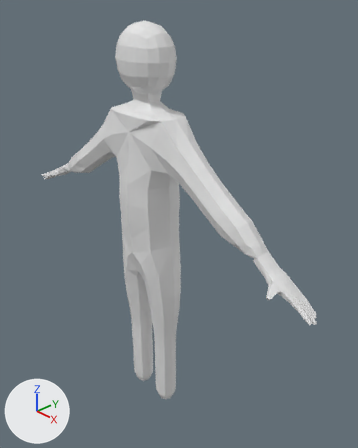
The Blender file public/entity2.blend: old version first, new version second.
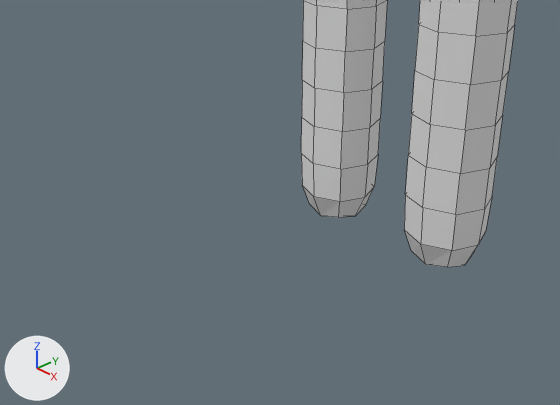
Old and new are each drawn whole from a 50 mm camera at (1.697, -1.39, 2.22) aimed at (0.065, 0.132, 1.131) and again close up from a 50 mm camera at (0.623, -0.794, 0.64) aimed at (-0.111, -0.109, 0.15). The axes (+X, +Y, +Z) are drawn at lower left. The lights are the same throughout. The close-ups show mesh edges as thin lines.
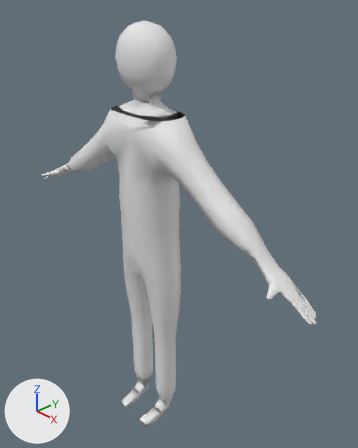
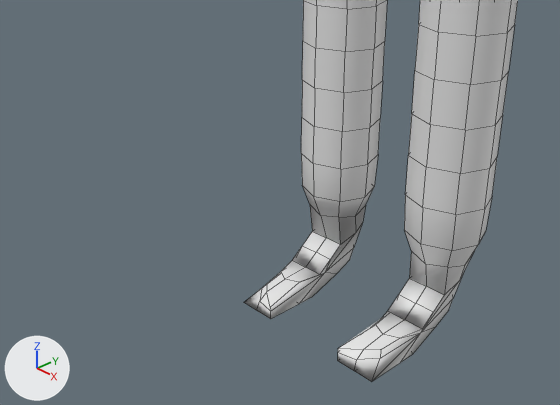
Patch to the scene script:
```diff
--- a/public/entity2.blend.py
+++ b/public/entity2.blend.py
@@ me_cube @@
 # used by ob_cube; location = (-0.71, 0.007, 1.271); scale = (0.0364, -0.0364, 0.0139)
-me_cube.from_pydata(...)  # 1079 vertices, 1101 faces; spans x -7.3..45.6, y -3.4..3.9, z -84.5..57.9
+me_cube.from_pydata(...)  # 1197 vertices, 1211 faces; spans x -7.3..45.6, y -3.4..4.9, z -91.4..57.9
+# me_cube part 1
+# 2 vertices are removed from x 16.8..22.2, y 0.2, z -84.5
+# 8 faces are deleted
+# 80 vertices are added at x 15.8..22.9, y -1.0..4.9, z -91.4..-83.1
+# 13 new vertices lie (0.8, 0.0, 0.0) away from vertices in x 16.1..21.3, y 0.9..4.9, z -91.3..-86.5
+# 13 new vertices lie (0.8, 0.0, 0.0) away from vertices in x 16.9..22.1, y 0.9..4.9, z -91.3..-86.5
+# 8 new vertices lie (0.0, -1.6, -0.1) away from vertices in x 16.1..22.9, y 4.9, z -91.3
+# 6 new vertices lie (0.0, -0.9, 0.5) away from vertices in x 16.1..22.9, y 0.9, z -86.5
+# 118 new faces join them
+# me_cube part 2: 1093 kept faces spanning x -7.3..45.6, y -3.4..3.9, z -83.6..57.9 are now shaded smooth
```

Where the change shows, as pixel boxes [x1, y1, x2, y2] in the close-ups (560 x 405 px):
'Cube', reshaped
    before: [301, 0, 518, 267]
    after: [244, 0, 518, 382]
part 1 of me_cube, built on
    after: [244, 205, 473, 382]
part 2 of me_cube, shading changed
    both: [302, 0, 497, 267]
